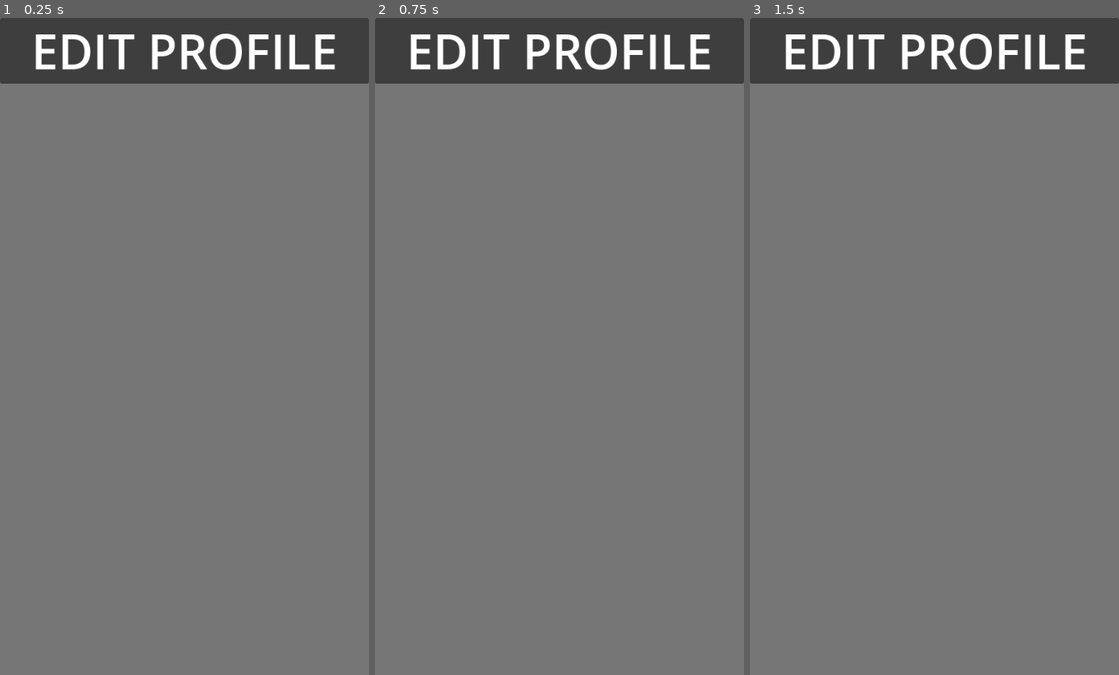
Above: before the commit, frames 1-3 (left to right).
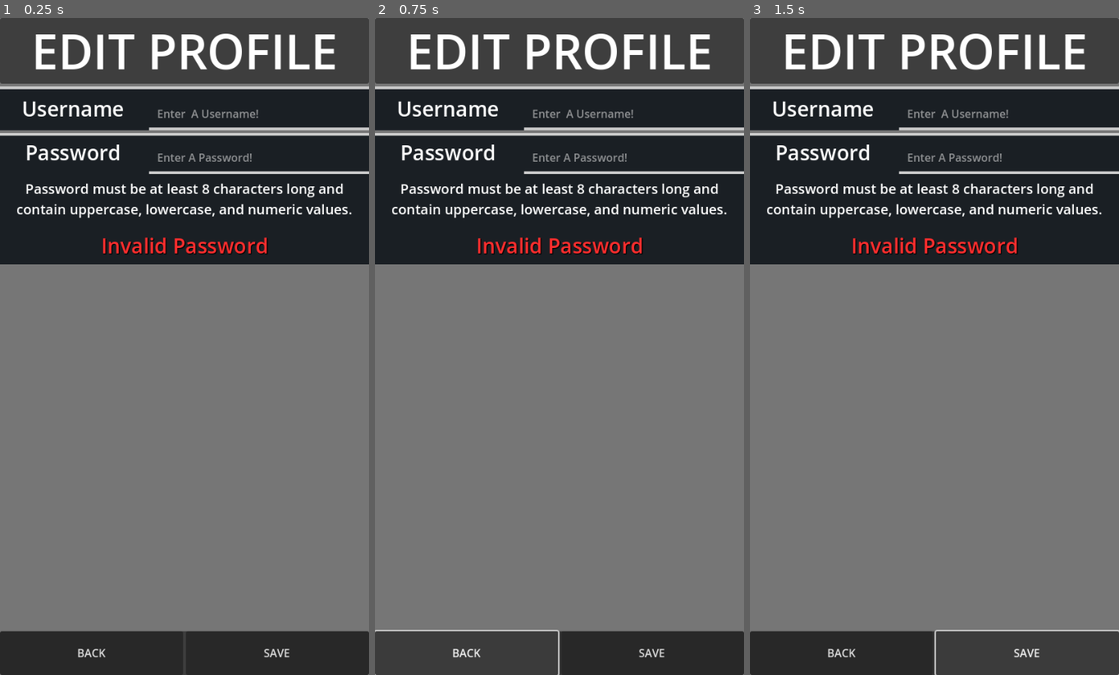
Above: after the commit, the same moments.

Repository: Wyatt5150/Dog-Tinder-Codestuff
Game: Godot game, scene res://Scenes/EditUserProfile.tscn
Same seed, same stepped clock (60 frames per second), same inputs: the game is played once before the commit and once after it.
Inputs (mouse positions are in pixels of both pictures, inside the frame that each line leads up to):
- Up to frame 1 (0.25 s): no input
- Up to frame 2 (0.75 s): click (467, 655) at 0.5 s, where only the run after the commit has a clickable "BACK"
- Up to frame 3 (1.5 s): click (1026, 655) at 1.25 s, where only the run after the commit has a clickable "SAVE"

The runs differ from the first frame. In frame 1, 33% of the frame differs, in the area x 0-100%, y 10-100%; in frame 2, 33%; in frame 3, 33%.

Commit message:
Settings Panels Created

Diff:
--- a/Datez4Dogz/Scenes/EditUserProfile.tscn
+++ b/Datez4Dogz/Scenes/EditUserProfile.tscn
@@ -1,6 +1,8 @@
-[gd_scene load_steps=2 format=3 uid="uid://5kr7gpwa4bmm"]
+[gd_scene load_steps=4 format=3 uid="uid://5kr7gpwa4bmm"]
 
 [ext_resource type="Theme" uid="uid://de8v2cdqc8x16" path="res://Themes/BigHeaderTheme.tres" id="1_et03q"]
+[ext_resource type="Theme" uid="uid://brtq38ympa1w8" path="res://Themes/SmallHeaderTheme.tres" id="2_0peoq"]
+[ext_resource type="PackedScene" uid="uid://cum2h2tgqmh77" path="res://Scenes/Panels/SettingPanel.tscn" id="2_5c1me"]
 
 [node name="EditUserProfile" type="Control"]
 layout_mode = 3
@@ -10,7 +12,7 @@
 grow_horizontal = 2
 grow_vertical = 2
 
-[node name="ColorRect" type="ColorRect" parent="."]
+[node name="Background Color" type="ColorRect" parent="."]
 layout_mode = 1
 anchors_preset = 15
 anchor_right = 1.0
@@ -19,7 +21,71 @@
 grow_vertical = 2
 color = Color(0.462291, 0.462291, 0.462291, 1)
 
-[node name="ScrollContainer" type="ScrollContainer" parent="."]
+[node name="VBoxContainer" type="VBoxContainer" parent="."]
+layout_mode = 1
+anchors_preset = 15
+anchor_right = 1.0
+anchor_bottom = 1.0
+grow_horizontal = 2
+grow_vertical = 2
+size_flags_horizontal = 3
+size_flags_vertical = 3
+
+[node name="Header" type="Panel" parent="VBoxContainer"]
+show_behind_parent = true
+custom_minimum_size = Vector2(0, 96)
+layout_mode = 2
+size_flags_vertical = 0
+
+[node name="Header" type="Label" parent="VBoxContainer/Header"]
+layout_mode = 1
+anchors_preset = 15
+anchor_right = 1.0
+anchor_bottom = 1.0
+grow_horizontal = 2
+grow_vertical = 2
+size_flags_vertical = 0
+theme = ExtResource("1_et03q")
+text = "EDIT PROFILE"
+horizontal_alignment = 1
+autowrap_mode = 3
+
+[node name="Content" type="ScrollContainer" parent="VBoxContainer"]
+layout_mode = 2
+size_flags_vertical = 3
+follow_focus = true
+horizontal_scroll_mode = 0
+
+[node name="VBoxContainer" type="VBoxContainer" parent="VBoxContainer/Content"]
+layout_mode = 2
+size_flags_horizontal = 3
+size_flags_vertical = 3
+
+[node name="Username" parent="VBoxContainer/Content/VBoxContainer" instance=ExtResource("2_5c1me")]
+layout_mode = 2
+label_text = "Username"
+placeholder_text = "Enter  A Username!"
+display_subtext = false
+display_error_text = false
+invalid_text = "Username cannot be blank"
+
+[node name="Password" parent="VBoxContainer/Content/VBoxContainer" instance=ExtResource("2_5c1me")]
+custom_minimum_size = Vector2(0, 192)
+layout_mode = 2
+label_text = "Password"
+placeholder_text = "Enter A Password!"
+secret = true
+subtext = "Password must be at least 8 characters long and contain uppercase, lowercase, and numeric values."
+invalid_text = "Invalid Password"
+use_regex = true
+regex_key = "^(?=.*[a-z])(?=.*[A-Z])(?=.*\\d)(?=.*[@$!%*?&])[A-Za-z\\d@$!%*?&]{8,10}$"
+
+[node name="NavigationButtons" type="Panel" parent="VBoxContainer"]
+custom_minimum_size = Vector2(0, 64)
+layout_mode = 2
+theme = ExtResource("2_0peoq")
+
+[node name="VBoxContainer" type="HBoxContainer" parent="VBoxContainer/NavigationButtons"]
 layout_mode = 1
 anchors_preset = 15
 anchor_right = 1.0
@@ -27,24 +93,12 @@
 grow_horizontal = 2
 grow_vertical = 2
 
-[node name="VBoxContainer" type="VBoxContainer" parent="ScrollContainer"]
+[node name="Back" type="Button" parent="VBoxContainer/NavigationButtons/VBoxContainer"]
 layout_mode = 2
 size_flags_horizontal = 3
-size_flags_vertical = 3
+text = "BACK"
 
-[node name="Header" type="Label" parent="ScrollContainer/VBoxContainer"]
+[node name="Save" type="Button" parent="VBoxContainer/NavigationButtons/VBoxContainer"]
 layout_mode = 2
-size_flags_vertical = 0
-theme = ExtResource("1_et03q")
-text = "EDIT PROFILE"
-horizontal_alignment = 1
-autowrap_mode = 3
-
-[node name="Panel" type="Panel" parent="ScrollContainer/VBoxContainer/Header"]
-show_behind_parent = true
-layout_mode = 1
-anchors_preset = 15
-anchor_right = 1.0
-anchor_bottom = 1.0
-grow_horizontal = 2
-grow_vertical = 2
+size_flags_horizontal = 3
+text = "SAVE"
--- a/Datez4Dogz/Scenes/Panels/SettingPanel.tscn
+++ b/Datez4Dogz/Scenes/Panels/SettingPanel.tscn
@@ -1,12 +1,75 @@
-[gd_scene load_steps=2 format=3 uid="uid://cum2h2tgqmh77"]
+[gd_scene load_steps=4 format=3 uid="uid://cum2h2tgqmh77"]
 
+[ext_resource type="Theme" uid="uid://6hdp0kr0obht" path="res://Themes/BodyTheme.tres" id="1_nfed1"]
 [ext_resource type="Script" path="res://Scenes/Panels/setting_panel.gd" id="1_ulove"]
 
-[node name="SettingPanel" type="Control"]
-layout_mode = 3
+[sub_resource type="LabelSettings" id="LabelSettings_fbo82"]
+line_spacing = 2.0
+font_size = 20
+
+[node name="SettingPanel" type="Panel"]
+custom_minimum_size = Vector2(0, 64)
 anchors_preset = 15
 anchor_right = 1.0
 anchor_bottom = 1.0
 grow_horizontal = 2
 grow_vertical = 2
+size_flags_horizontal = 3
+size_flags_vertical = 0
+theme = ExtResource("1_nfed1")
 script = ExtResource("1_ulove")
+
+[node name="VBoxContainer2" type="VBoxContainer" parent="."]
+layout_mode = 1
+anchors_preset = 15
+anchor_right = 1.0
+anchor_bottom = 1.0
+grow_horizontal = 2
+grow_vertical = 2
+
+[node name="UserInput" type="HBoxContainer" parent="VBoxContainer2"]
+custom_minimum_size = Vector2(0, 64)
+layout_mode = 2
+size_flags_vertical = 3
+
+[node name="InputLabel" type="Label" parent="VBoxContainer2/UserInput"]
+unique_name_in_owner = true
+layout_mode = 2
+size_flags_horizontal = 3
+size_flags_vertical = 3
+text = "Placeholder:"
+horizontal_alignment = 1
+vertical_alignment = 1
+
+[node name="InputText" type="LineEdit" parent="VBoxContainer2/UserInput"]
+unique_name_in_owner = true
+layout_mode = 2
+size_flags_horizontal = 3
+size_flags_vertical = 3
+size_flags_stretch_ratio = 1.5
+placeholder_text = "Placeholder"
+
+[node name="Subtext" type="Label" parent="VBoxContainer2"]
+unique_name_in_owner = true
+clip_contents = true
+custom_minimum_size = Vector2(0, 64)
+layout_mode = 2
+size_flags_vertical = 3
+theme_override_font_sizes/font_size = 24
+text = "Placeholder Subtext"
+label_settings = SubResource("LabelSettings_fbo82")
+horizontal_alignment = 1
+vertical_alignment = 1
+autowrap_mode = 3
+
+[node name="ErrorText" type="Label" parent="VBoxContainer2"]
+unique_name_in_owner = true
+self_modulate = Color(1, 0.18, 0.18, 1)
+custom_minimum_size = Vector2(0, 64)
+layout_mode = 2
+size_flags_vertical = 3
+theme_override_colors/font_shadow_color = Color(0, 0, 0, 1)
+text = "Invalid Input"
+horizontal_alignment = 1
+vertical_alignment = 1
+autowrap_mode = 3
--- a/Datez4Dogz/Scenes/Panels/setting_panel.gd
+++ b/Datez4Dogz/Scenes/Panels/setting_panel.gd
@@ -1,11 +1,76 @@
-extends Control
+@tool
+extends Panel
 class_name SettingPanel
+
+@export_group("Text")
+@export var label_text : String = "" :
+	set(new_val):
+		%InputLabel.text = new_val
+		label_text = new_val
+@export var placeholder_text : String = "" :
+	set(new_val):
+		%InputText.placeholder_text = new_val
+		placeholder_text = new_val
+@export var secret : bool = false :
+	set(new_val):
+		%InputText.secret = new_val
+		secret = new_val
+
+@export var display_subtext : bool = true :
+	set(new_val):
+		%Subtext.visible = new_val
+		self._set_minimum_size()
+		display_subtext = new_val
+@export var subtext : String = "" :
+	set(new_val):
+		%Subtext.text = new_val
+		subtext = new_val
+
+@export var display_error_text : bool = true :
+	set(new_val):
+		%ErrorText.visible = new_val
+		self._set_minimum_size()
+		display_error_text = new_val
+@export var invalid_text : String = "Invalid Input" :
+	set(new_val):
+		%ErrorText.text = new_val
+		invalid_text = new_val
+
+@export_group("Validation Settings")
+@export var expand_on_focus : bool = false
+@export var has_required_field : bool = false
+
+@export_group("Regex Settings")
+@export var use_regex : bool = false
+@export var regex_key : String :
+	set(new_val):
+		password_regex.compile(new_val)
+		regex_key = new_val
+
+var password_regex : RegEx = RegEx.new()
+### Common Regex Keys ###
+# Password Validation : ^(?=.*[a-z])(?=.*[A-Z])(?=.*\d)(?=.*[@$!%*?&])[A-Za-z\d@$!%*?&]{8,10}$
+# Email Validation :
+
 
 # Called when the node enters the scene tree for the first time.
 func _ready() -> void:
-	pass # Replace with function body.
+	self._set_minimum_size()
 
 
 # Called every frame. 'delta' is the elapsed time since the previous frame.
 func _process(delta: float) -> void:
 	pass
+
+func validate() -> bool:
+	return true
+
+
+func _set_minimum_size() -> void:
+	var children = $VBoxContainer2.get_children()
+	var minimum = 0
+	for child : Control in children:
+		if child.visible:
+			minimum += child.custom_minimum_size.y
+
+	self.custom_minimum_size.y = minimum
--- a/Datez4Dogz/Themes/BodyTheme.tres
+++ b/Datez4Dogz/Themes/BodyTheme.tres
@@ -1,4 +1,25 @@
-[gd_resource type="Theme" format=3 uid="uid://6hdp0kr0obht"]
+[gd_resource type="Theme" load_steps=4 format=3 uid="uid://6hdp0kr0obht"]
+
+[sub_resource type="StyleBoxFlat" id="StyleBoxFlat_pqpk6"]
+content_margin_left = 12.0
+draw_center = false
+border_width_bottom = 2
+border_color = Color(1, 1, 1, 1)
+
+[sub_resource type="StyleBoxFlat" id="StyleBoxFlat_x2c6h"]
+content_margin_left = 12.0
+content_margin_top = 20.0
+bg_color = Color(0.0885599, 0.0885599, 0.0885599, 1)
+draw_center = false
+border_width_bottom = 4
+anti_aliasing = false
+
+[sub_resource type="StyleBoxFlat" id="StyleBoxFlat_8p4l6"]
+bg_color = Color(0.1008, 0.121053, 0.14, 1)
+border_width_top = 4
 
 [resource]
 Label/font_sizes/font_size = 30
+LineEdit/styles/focus = SubResource("StyleBoxFlat_pqpk6")
+LineEdit/styles/normal = SubResource("StyleBoxFlat_x2c6h")
+Panel/styles/panel = SubResource("StyleBoxFlat_8p4l6")
--- a/Datez4Dogz/project.godot
+++ b/Datez4Dogz/project.godot
@@ -29,3 +29,4 @@
 
 renderer/rendering_method="gl_compatibility"
 renderer/rendering_method.mobile="gl_compatibility"
+textures/vram_compression/import_etc2_astc=true
Not shown, added: Datez4Dogz/export_presets.cfg
